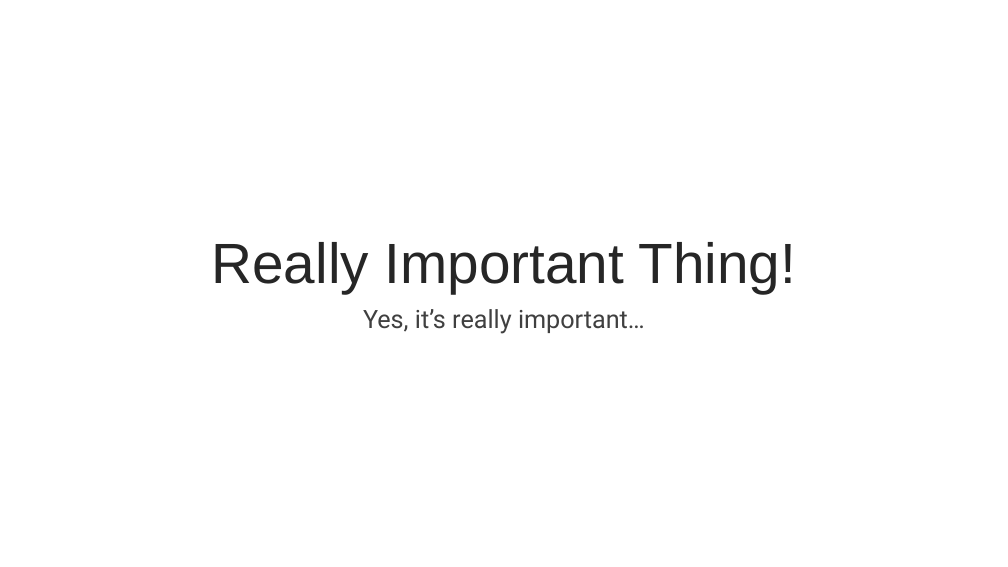
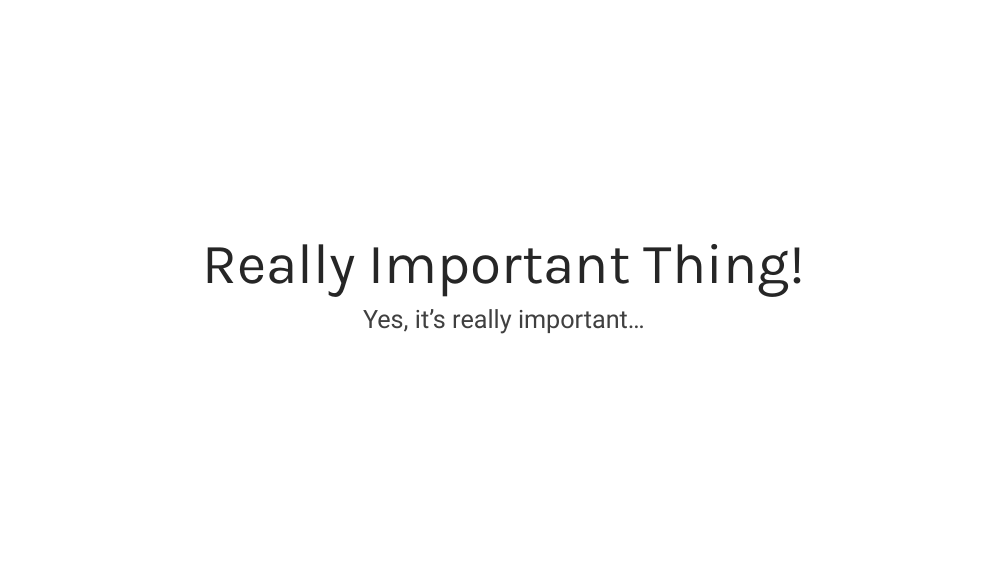
Before and after one commit to cjblink1/ccc18, a slide deck: slide 6 of slide-master/CoolCodeConsortiumMaster.pptx. Drawn at 1008x567 pixels with LibreOffice and Linux fonts; fonts in the diff are those of the drawing; background and template pictures are left out. Boxes give left, top, right and bottom in pixels: in the first picture for what was removed or moved away, otherwise in the second. Text is boxed around its words. In the diff, an @@ line names an element or a change of style, - is before the commit and + after.

Commit message:
Added Product Sans as Title font

```diff
--- a/slide-master/CoolCodeConsortiumMaster.pptx
+++ b/slide-master/CoolCodeConsortiumMaster.pptx
@@ title "Really Important Thing!" at box(202, 244, 805, 297): font Arial to Karla @@
```
Also in this commit, not shown: 5 other slides changed.
